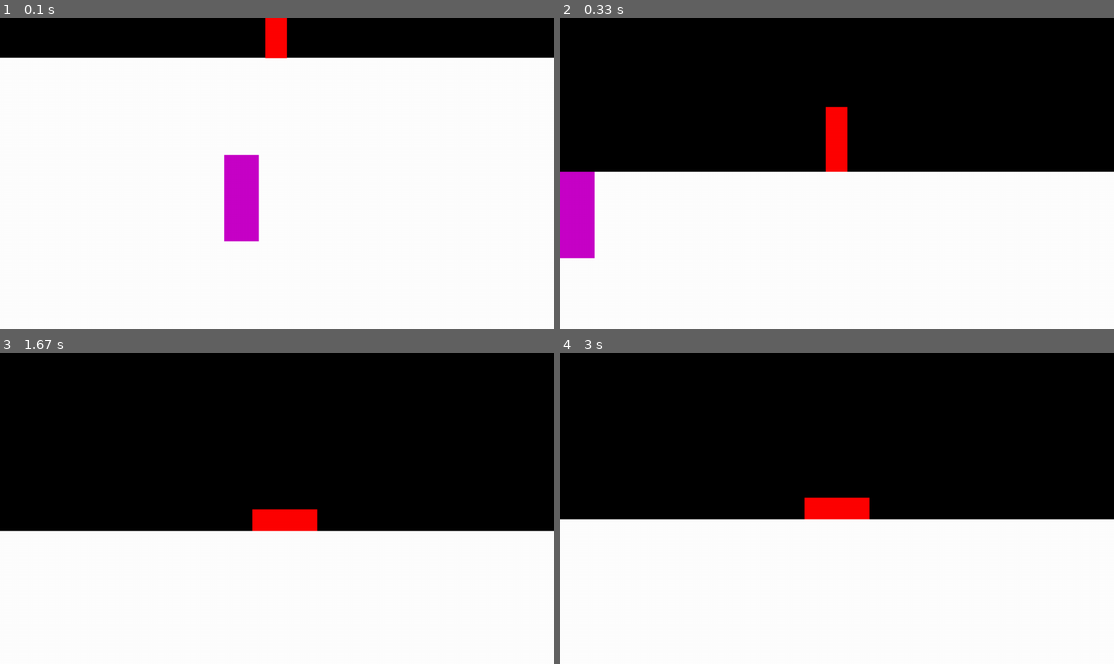
Above: before the commit, frames 1-4 (two rows, left to right).
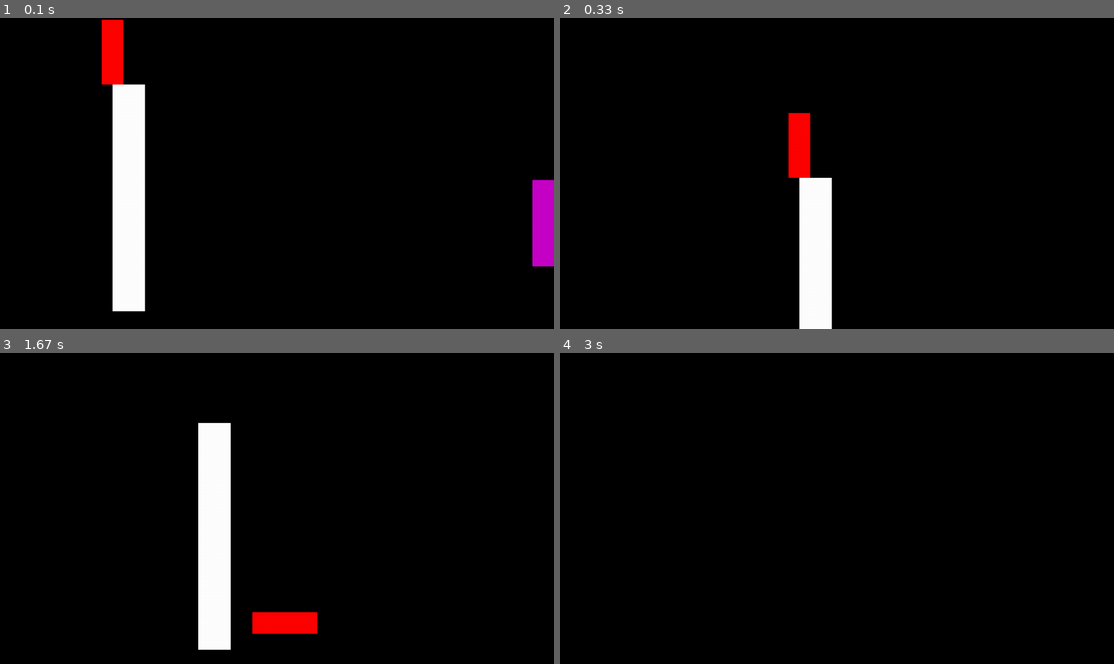
Above: after the commit, the same moments.

Repository: sps-trutnov-eps/projekt-2ep-utek_z_jeskyne
Game: pygame game, started from source/main.py
Two runs of this game, one before a commit and one after it. Both use one fixed random seed, a clock stepped at 60 frames per second and the inputs below.
Inputs:
- Up to frame 1 (0.1 s): no input
- Up to frame 2 (0.33 s): no input
- Up to frame 3 (1.67 s): hold Right 0.33-0.8 s; hold Up 0.83-1.13 s; tap Ctrl at 0.9, 1.23, 1.53 s; hold Right 1.17-1.63 s
- Up to frame 4 (3 s): no input

The runs differ from the first frame. In frame 1, 84% of the frame differs, in the area x 0-100%, y 0-100%; in frame 2, 49%; in frame 3, 44%; in frame 4, 47%.

Commit message:
teplý fix

Diff:
--- a/source/movement.py
+++ b/source/movement.py
@@ -20,7 +20,7 @@
 
     # Create player
     game_state.player = character(
-        640, 360, 100,
+        0, 100, 100,
         OnGround=True,
         CharacterSirka=50,
         CharacterVyska=150
Not shown, changed: map
